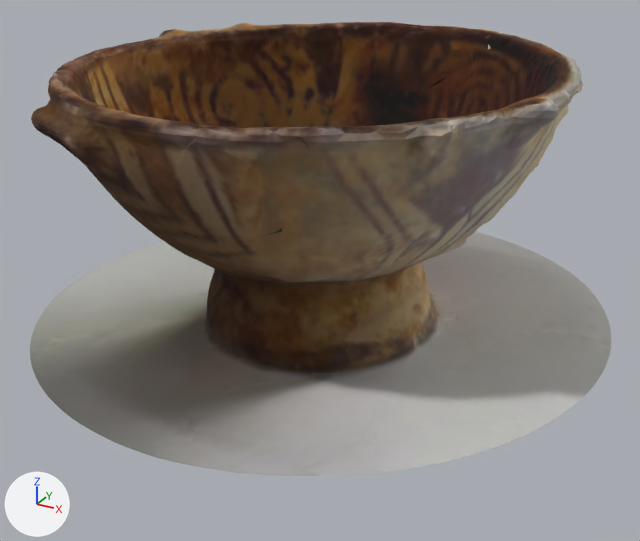
Before and after pictures for a commit that changed the glTF model public/assets/models/C183.glb.
Both versions are drawn from a 50 mm lens placed at (0.166, -0.26, 0.046), pointed at (0.022, 0.001, -0.084). Every picture has the same lights, and +X, +Y and +Z are marked at lower left. Vertices at the same position are counted once.
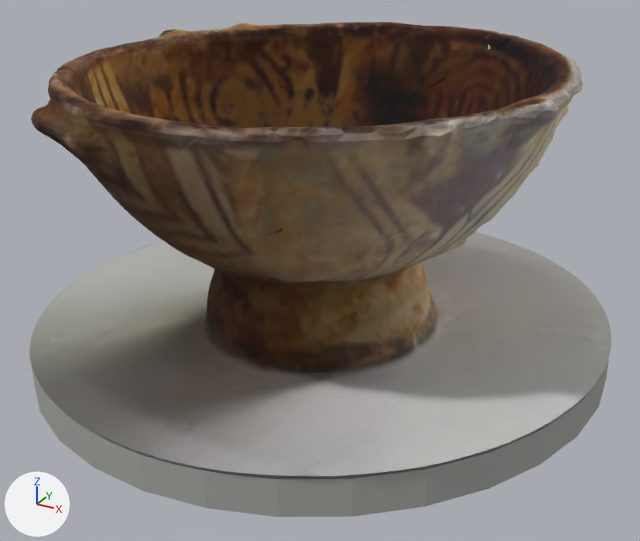
Diff of the bpy script that builds the scene:
```diff
--- a/public/assets/models/C183.glb.py
+++ b/public/assets/models/C183.glb.py
@@ me_mesh_0 @@
 # used by ob_mesh_0; location = (0.0, 0.0, 0.0)
-me_mesh_0.from_pydata(...)  # 14107 vertices, 27925 faces; spans x -0.089..0.125, y -0.098..0.115, z -0.107..-0.006
+me_mesh_0.from_pydata(...)  # 14171 vertices, 28049 faces; spans x -0.09..0.125, y -0.098..0.117, z -0.12..-0.006
+# me_mesh_0 part 1: a new loose piece of 64 vertices spanning x -0.09..0.125, y -0.098..0.117, z -0.12..-0.103, in mat_material_0 (picture img_image_0)
 me_mesh_0.materials.append(mat_material_0)
```

Where the change shows, as pixel boxes [x1, y1, x2, y2] in the pictures (640 x 541 px):
'Mesh_0', reshaped (9% taller): before [30, 22, 611, 476]; after [29, 22, 611, 517]
part 1 of me_mesh_0, added: after [29, 246, 609, 517]
